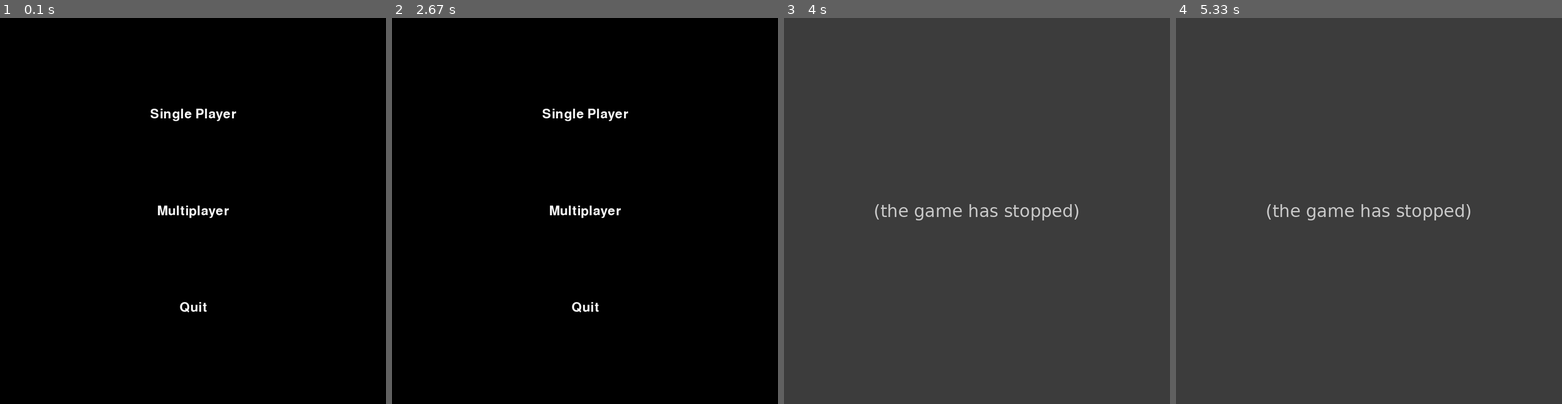
Above: before the commit, frames 1-4 (left to right).
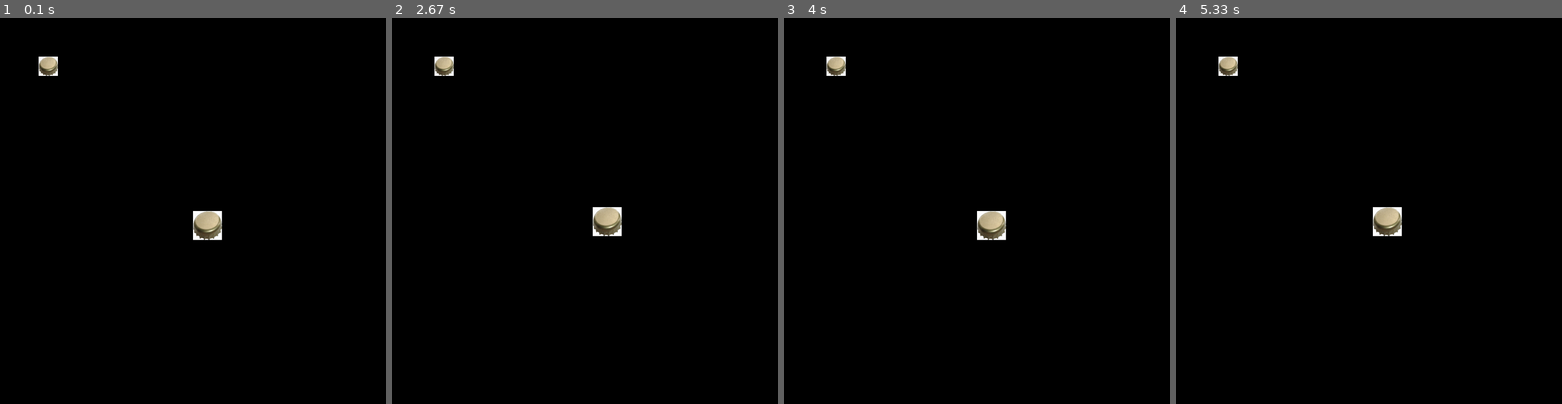
Above: after the commit, the same moments.

Repository: roninsharma25/Bottlecaps
Game: pygame game, started from PyGame/main.py
Two runs of this game, one before a commit and one after it. Both use one fixed random seed, a clock stepped at 60 frames per second and the inputs below.
Inputs:
- Up to frame 1 (0.1 s): no input
- Up to frame 2 (2.67 s): hold N 0.33-0.8 s; hold N 0.83-1.3 s; hold Right 0.83-1.3 s; tap Enter at 1.33 s; hold Right 1.67-2.13 s; hold Up 2.17-2.47 s; hold Right from 2.5 s (still down)
- Up to frame 3 (4 s): release Right at 2.97 s; hold Left 3-3.53 s; hold Down 3.57-3.87 s; hold Left from 3.9 s (still down)
- Up to frame 4 (5.33 s): release Left at 4.3 s; hold Up 4.33-4.7 s; hold Right from 4.73 s (still down)

The runs differ from the first frame. In frame 1, 1.4% of the frame differs, in the area x 10-62%, y 10-77%; in frame 2, 1.4%; in frame 3, 100%, in the area x 0-100%, y 0-100%; in frame 4, 100%.
Before the commit the program exited at 3 s; later frames show no game.

Commit message:
started implementing game controllers internal FSM and added basic movement functionality

Diff:
--- a/PyGame/constants.py
+++ b/PyGame/constants.py
@@ -6,3 +6,11 @@
 STATE_MENU = 0
 STATE_PLAY = 1
 STATE_DONE = 2
+
+STATE_GAME_INIT = 0
+STATE_GAME_TURN_1 = 1
+STATE_GAME_TURN_2 = 2
+STATE_GAME_DONE = 3
+
+DELTA_X = 10
+DELTA_Y = 10
--- a/PyGame/controllers/gameController.py
+++ b/PyGame/controllers/gameController.py
@@ -1,19 +1,72 @@
+import pygame
 
+from constants import *
+from models.bottlecap import Bottlecap
 class GameController():
     """
     Another FSM for the game states.
+        0: INIT,
+        1: TURN_1,
+        2: TURN_2 (maybe go to 1),
+        3: DONE
     """
 
     def __init__(self):
         self.scores = [0, 0]
+        self.state = STATE_GAME_INIT
+        self.bottlecaps = [ Bottlecap('Bottlecap1.png', (50, 50), (100, 100)),
+                            Bottlecap('Bottlecap1.png', (75, 75), (500, 500)) ]
+        self.nPressed = False
 
-    def update(self, input):
-        pass
+    def update(self):
 
-    def draw(self):
-        pass
+        if (self.state == STATE_GAME_INIT):
+
+            self.updateKeysPressed()
+            if (self.nPressed):
+                self.nPressed = False
+                self.state = STATE_GAME_TURN_1
+
+        elif (self.state == STATE_GAME_TURN_1):
+
+            self.updateMovements(1)
+            if (self.nPressed):
+                self.nPressed = False
+                self.state = STATE_GAME_TURN_2
+
+        elif (self.state == STATE_GAME_TURN_2):
+            self.updateMovements(2)
+
+    def draw(self, view):
+        for bottlecap in self.bottlecaps:
+            bottlecap.draw(view)
 
     def executeOneTurn(self):
         pass
 
-        #
+    def updateKeysPressed(self):
+        for event in pygame.event.get():
+            # Determine if N is pressed
+            if (event.type == pygame.KEYDOWN and event.key == pygame.K_n):
+                self.nPressed = True
+
+    # turn specifies the bottlecap
+    def updateMovements(self, turn):
+        deltaX = 0
+        deltaY = 0
+        for event in pygame.event.get():
+            # Also check whether to switch players
+            if (event.type == pygame.KEYDOWN and event.key == pygame.K_n):
+                self.nPressed = True
+            elif (event.type == pygame.KEYDOWN):
+                print('EVENT')
+                if (event.key == pygame.K_LEFT):
+                    deltaX -= DELTA_X
+                elif (event.key == pygame.K_RIGHT):
+                    deltaX += DELTA_X
+                elif (event.key == pygame.K_UP):
+                    deltaY -= DELTA_Y
+                elif (event.key == pygame.K_DOWN):
+                    deltaY += DELTA_Y
+
+        self.bottlecaps[turn - 1].move([deltaX, deltaY])
--- a/PyGame/main.py
+++ b/PyGame/main.py
@@ -14,18 +14,18 @@
         pygame.mouse.set_visible(False)
 
         self.view = pygame.display.set_mode(SIZE)
-        self.state = STATE_MENU
+        self.state = STATE_PLAY # STATE_MENU
         self.menuController = MenuController()
         self.gameController = GameController()
         self.startTime = 0
         self.currentTime = 0
 
-    def run(self, runTime = 3):
+    def run(self, runTime = 10):
         self.startTime = time.time()
 
         while (self.currentTime - self.startTime < runTime):
             time.sleep(1 / FPS)
-            #self.update()
+            self.update()
             self.draw()
             self.currentTime = time.time()
 
@@ -44,7 +44,7 @@
         self.menuController.update()
 
     def updateStatePlay(self):
-        pass
+        self.gameController.update()
 
     def updateStateDone(self):
         pass
--- /dev/null
+++ b/PyGame/models/bottlecap.py
@@ -0,0 +1,18 @@
+import pygame
+
+from constants import *
+
+class Bottlecap(pygame.sprite.Sprite):
+    def __init__(self, imageFile, size, position):
+        pygame.sprite.Sprite.__init__(self)
+        self.image = pygame.transform.scale(pygame.image.load(f'assets/{imageFile}'), size)
+        self.rect = self.image.get_rect()
+        self.rect.x = position[0]
+        self.rect.y = position[1]
+
+    def draw(self, view):
+        view.blit(self.image, self.rect)
+
+    def move(self, change):
+        self.rect.x += change[0]
+        self.rect.y += change[1]
Binary file added: PyGame/assets/Bottlecap1.png
